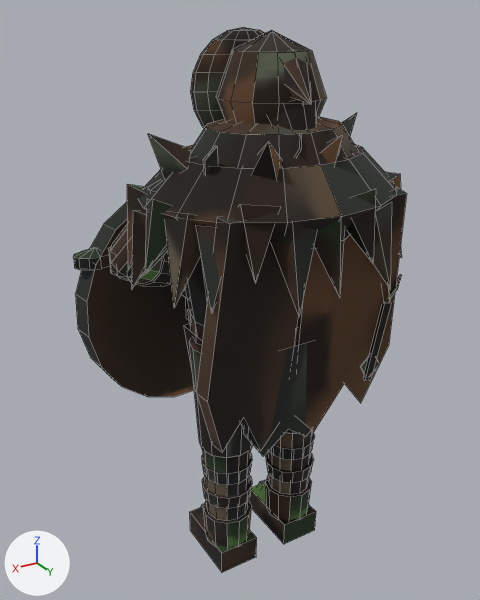
The Blender file assets/models/src/grove_shieldbearer.blend as it was, and as the next commit left it.
Rendered twice from a 50 mm camera at (1.121, 1.728, 1.903) aimed at (0.016, -0.113, 0.982). The lights are fixed; the arrows at lower left show +X, +Y and +Z. The picture after the commit comes second. Mesh edges are drawn as thin lines.

Objects in the first picture: 'GroveShieldbearerMesh'.
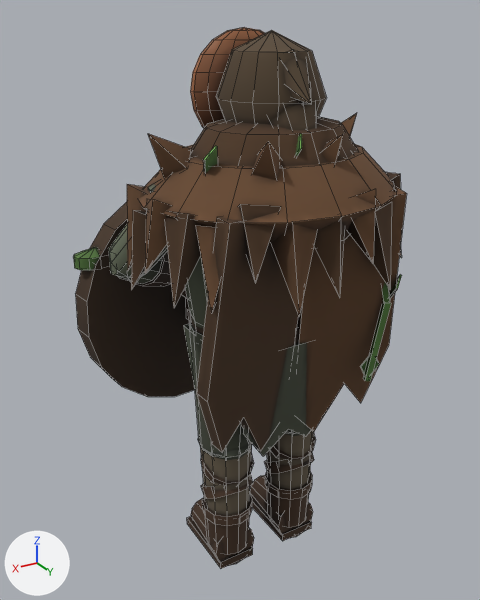
Edits to the scene script, one JSON object a line:
```json
{"block": "me_groveshieldbearermesh", "where": "# used by ob_groveshieldbearermesh; location = (0.0, 0.0, 0.0)"}
{"op": "remove", "block": "me_groveshieldbearermesh", "code": "me_groveshieldbearermesh.from_pydata(...)  # 1806 vertices, 1494 faces; spans x -0.48..0.5, y -0.56..0.4, z -0.02..1.87"}
{"op": "add", "block": "me_groveshieldbearermesh", "code": "me_groveshieldbearermesh.from_pydata(...)  # 1946 vertices, 1626 faces; spans x -0.48..0.5, y -0.56..0.4, z -0.01..1.87"}
{"block": "me_groveshieldbearermesh", "change": "me_groveshieldbearermesh part 1: a new loose piece, a box spanning x -0.209..-0.07, y -0.209..0.07, z 0.0..0.032, in mat_groveshieldbearermesh_baked"}
{"block": "me_groveshieldbearermesh", "change": "me_groveshieldbearermesh part 2: a new loose piece, a 12-sided cylinder along z spanning x -0.23..-0.05, y -0.09..0.09, z 0.05..0.22, in mat_groveshieldbearermesh_baked"}
{"block": "me_groveshieldbearermesh", "change": "me_groveshieldbearermesh part 3: a new loose piece, a 12-sided cylinder along z spanning x -0.232..-0.046, y -0.093..0.093, z 0.199..0.241, in mat_groveshieldbearermesh_baked"}
{"block": "me_groveshieldbearermesh", "change": "me_groveshieldbearermesh part 4: a new loose piece, a box spanning x 0.07..0.209, y -0.209..0.07, z 0.0..0.032, in mat_groveshieldbearermesh_baked"}
{"block": "me_groveshieldbearermesh", "change": "me_groveshieldbearermesh part 5: a new loose piece, a 12-sided cylinder along z spanning x 0.05..0.23, y -0.09..0.09, z 0.05..0.22, in mat_groveshieldbearermesh_baked"}
{"block": "me_groveshieldbearermesh", "change": "me_groveshieldbearermesh part 6: a new loose piece, a 12-sided cylinder along z spanning x 0.046..0.232, y -0.093..0.093, z 0.199..0.241, in mat_groveshieldbearermesh_baked"}
{"block": "me_groveshieldbearermesh", "change": "me_groveshieldbearermesh part 7: the loose piece of 28 vertices spanning x -0.23..-0.05, y -0.09..0.09, z 0.27..0.33 is rebuilt with 24 vertices and now spans x -0.23..-0.04, y -0.09..0.09, z 0.24..0.38"}
{"block": "me_groveshieldbearermesh", "change": "me_groveshieldbearermesh part 8: the loose piece of 28 vertices spanning x 0.05..0.23, y -0.09..0.09, z 0.27..0.33 is rebuilt with 24 vertices and now spans x 0.04..0.23, y -0.09..0.09, z 0.24..0.38"}
{"block": "me_groveshieldbearermesh", "change": "me_groveshieldbearermesh part 9: 4 vertices moved within x -0.14..0.14, y -0.09..0.09, z 0.38..0.5; 222 vertices removed from x -0.26..0.26, y -0.21..0.12, z -0.02..0.9; 258 vertices added at x -0.26..0.26, y -0.2..0.13, z -0.01..0.97"}
{"block": "me_groveshieldbearermesh", "change": "me_groveshieldbearermesh part 10: 1311 kept faces spanning x -0.48..0.5, y -0.56..0.4, z 0.47..1.87 get new texture (UV) coordinates"}
```

Pixel boxes (x1, y1, x2, y2) of what changed, in the pictures (480 x 600 px; the box of a moved part takes in the faces that stretch with it):
```json
{"object": "GroveShieldbearerMesh", "change": "reshaped", "before": [73, 27, 407, 572], "after": [73, 27, 407, 569]}
{"part": 1, "of": "me_groveshieldbearermesh", "change": "added", "after": [250, 495, 312, 541]}
{"part": 2, "of": "me_groveshieldbearermesh", "change": "added", "after": [267, 489, 309, 528]}
{"part": 3, "of": "me_groveshieldbearermesh", "change": "added", "after": [265, 471, 312, 500]}
{"part": 4, "of": "me_groveshieldbearermesh", "change": "added", "after": [187, 516, 253, 569]}
{"part": 5, "of": "me_groveshieldbearermesh", "change": "added", "after": [205, 516, 250, 555], "on screen": "brown"}
{"part": 6, "of": "me_groveshieldbearermesh", "change": "added", "after": [202, 495, 252, 526]}
{"part": 7, "of": "me_groveshieldbearermesh", "change": "rebuilt", "before": [266, 452, 313, 483], "after": [264, 453, 314, 474], "on screen": "6% wider, 31% shorter"}
{"part": 8, "of": "me_groveshieldbearermesh", "change": "rebuilt", "before": [202, 475, 252, 509], "after": [201, 473, 253, 499]}
{"part": 9, "of": "me_groveshieldbearermesh", "change": "moved or reshaped", "before": [189, 341, 316, 572], "after": [189, 321, 316, 565]}
{"part": 10, "of": "me_groveshieldbearermesh", "change": "surface changed", "before": [73, 27, 407, 457], "after": [73, 27, 407, 457]}
```
